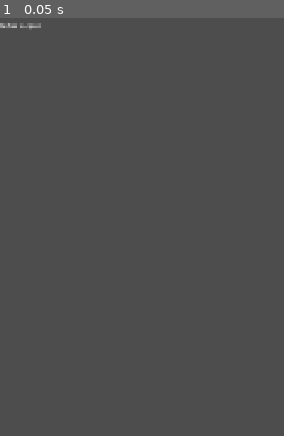
Above: before the commit, frame 1.
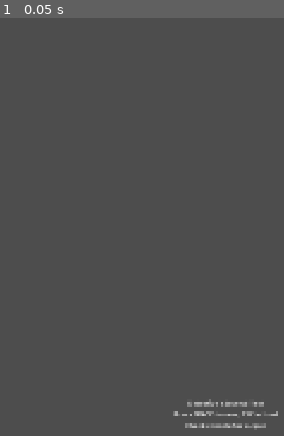
Above: after the commit, the same moment.

Repository: odhranhardy/detectivesjournal
Game: Godot game, scene res://scenes/main.tscn
The game is run twice, just before and just after one commit, with the same random seed, the same clock (stepped at 60 frames per second) and the same inputs.
Inputs:
- Up to frame 1 (0.05 s): no input

The runs differ from the first frame. In frame 1, 0.9% of the frame differs, in the area x 0-98%, y 1-99%.

Commit message:
fix: update main scene to use Control node for proper UI anchoring
Co-authored-by: aider (openrouter/anthropic/claude-sonnet-4) <aider@aider.chat>

Diff:
--- a/scenes/main.tscn
+++ b/scenes/main.tscn
@@ -2,10 +2,15 @@
 
 [ext_resource type="Script" uid="uid://dpxohbcuv82ag" path="res://scripts/main.gd" id="1_o5qli"]
 
-[node name="Main" type="Node2D"]
+[node name="Main" type="Control"]
+layout_mode = 3
+anchors_preset = 15
+anchor_right = 1.0
+anchor_bottom = 1.0
 script = ExtResource("1_o5qli")
 
 [node name="VBoxContainer" type="VBoxContainer" parent="."]
+layout_mode = 1
 anchors_preset = 8
 anchor_left = 0.5
 anchor_top = 0.5
